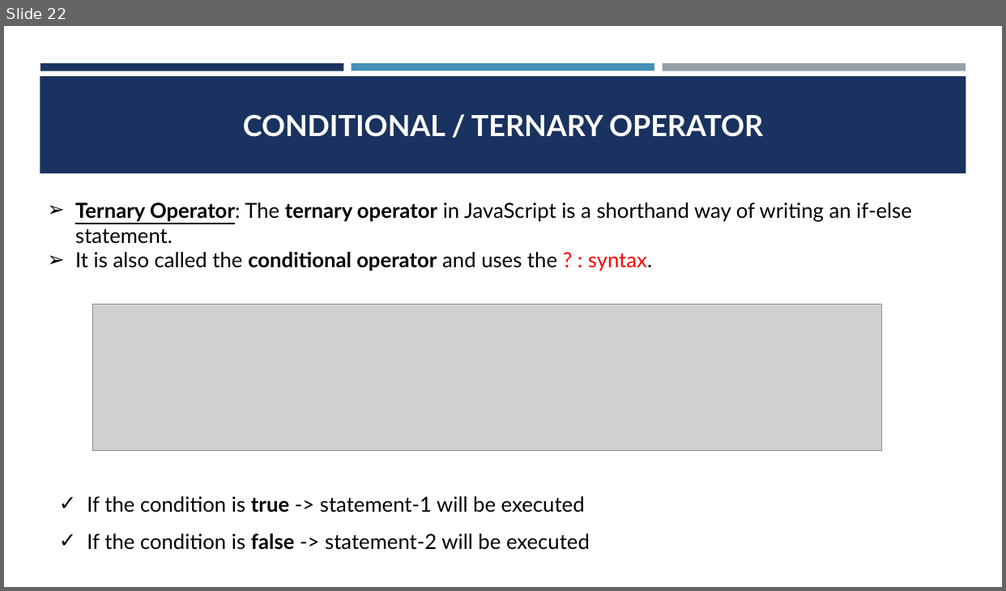
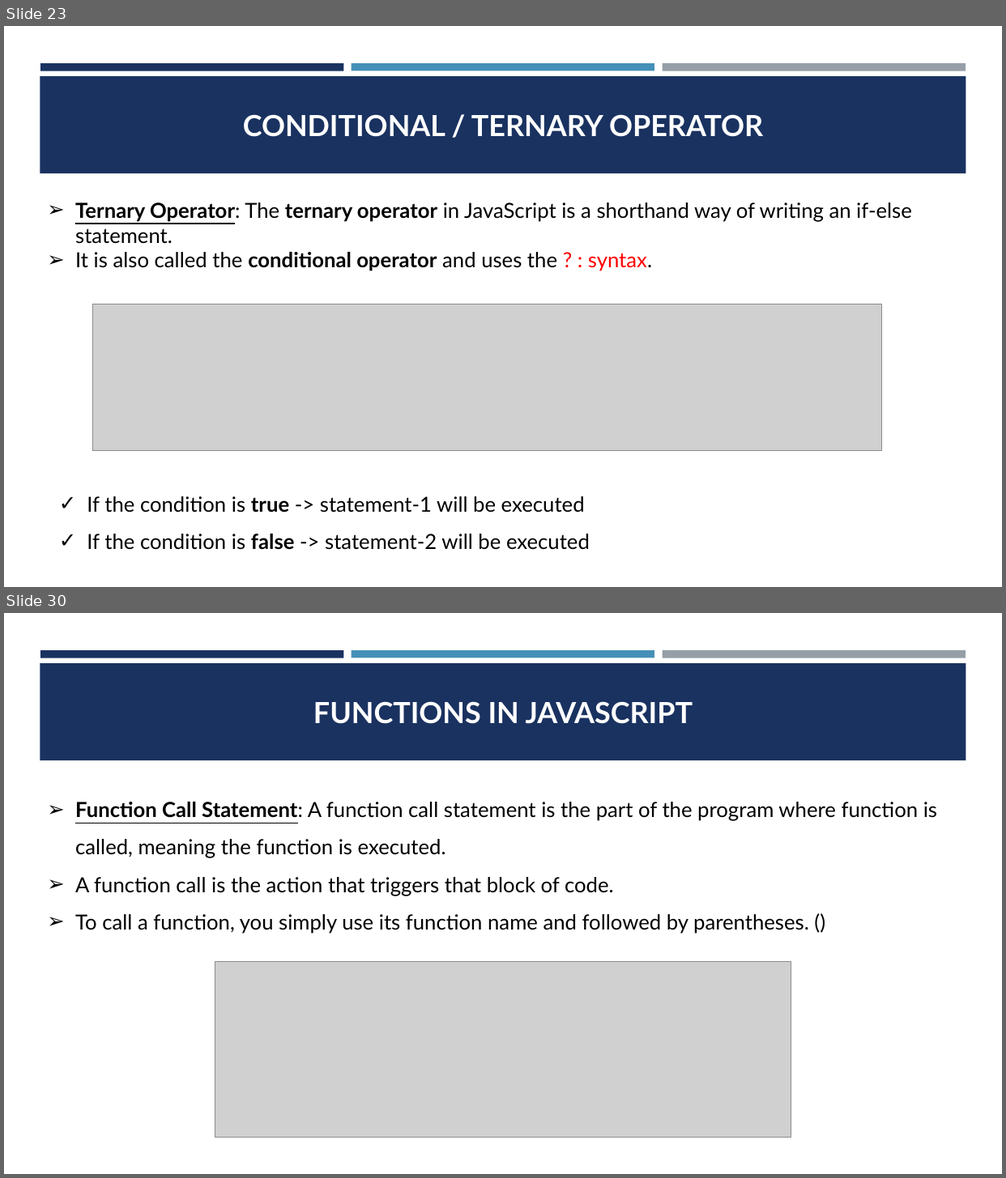
Before and after one commit to CodeCrafterRohit/PEC-Training, a slide deck: JAVASCRIPT/JAVASCRIPT PPT.pptx. Shown one above the other, each under a label of ours: slide 22 before the commit, slides 23 and 30 after it; the slides between them are not shown. The pictures are 1006x591 and 1006x1178 pixels, drawn with LibreOffice and Linux fonts; fonts in the diff are those of the drawing; grey boxes stand for pictures. Boxes give left, top, right and bottom in pixels: in the first picture for what was removed or moved away, otherwise in the second. Text is boxed around its words. In the diff, an @@ line names an element or a change of style, - is before the commit and + after.

```diff
--- a/JAVASCRIPT/JAVASCRIPT PPT.pptx
+++ b/JAVASCRIPT/JAVASCRIPT PPT.pptx
@@ slide 30 added at box(4, 613, 1002, 1174), background #FFFFFF; not listed: 4 template elements that a slide beside it also shows @@
@@ title added at box(313, 701, 693, 724), 28 pt, text #FFFFFF, bold @@
+FUNCTIONS IN JAVASCRIPT
@@ text added at box(75, 802, 937, 934), 20 pt, text #000000 @@
+➢ Function Call Statement: A function call statement is the part of the program where function is called, meaning the function is executed.
+➢ A function call is the action that triggers that block of code.
+➢ To call a function, you simply use its function name and followed by parentheses. ()
@@ picture added at box(215, 962, 791, 1137) @@
@@ what was slide 22 is now slide 23 @@
```
Also in this commit, not shown: 1 slide changed, 16 other slides added, 14 other files.
